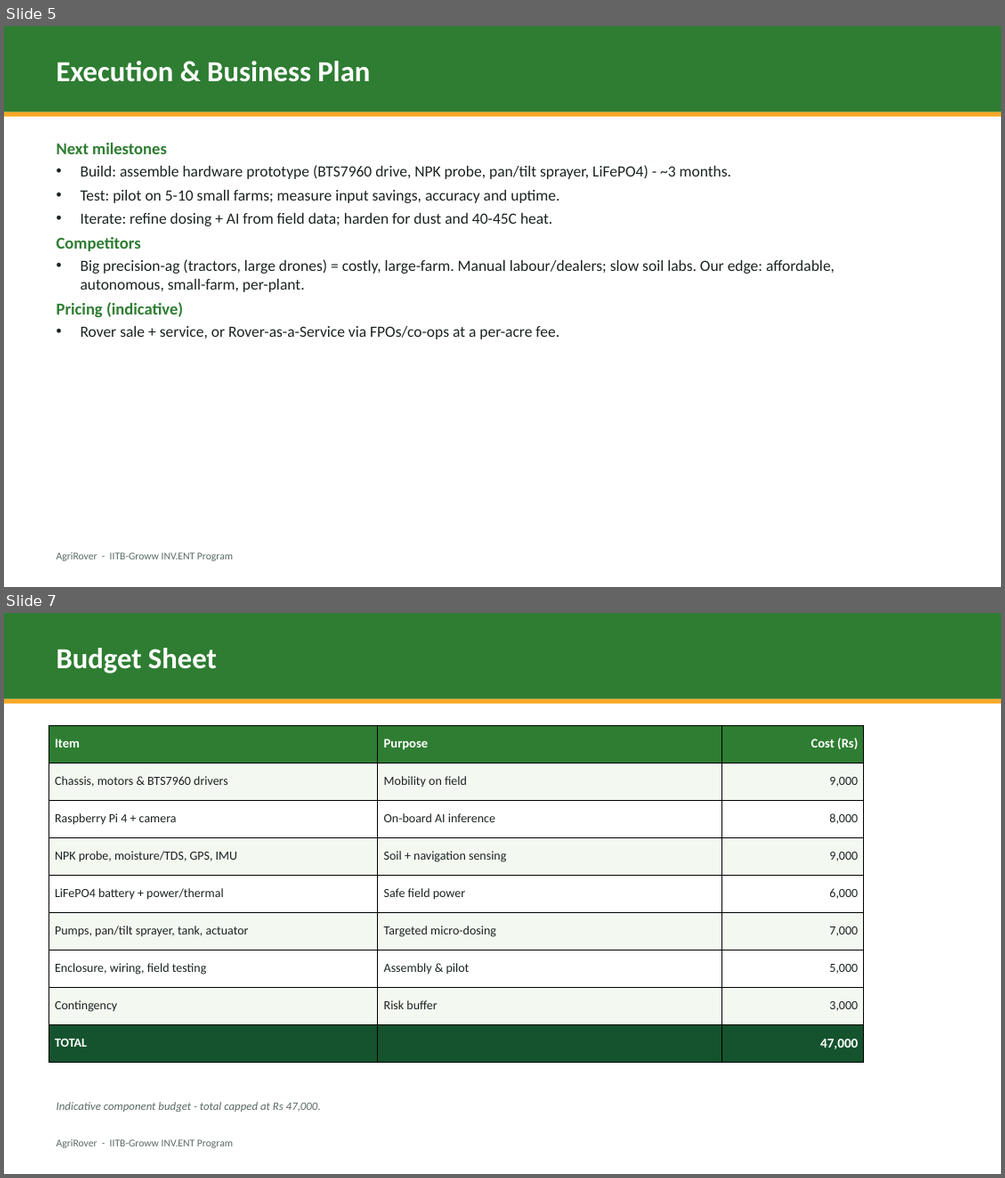
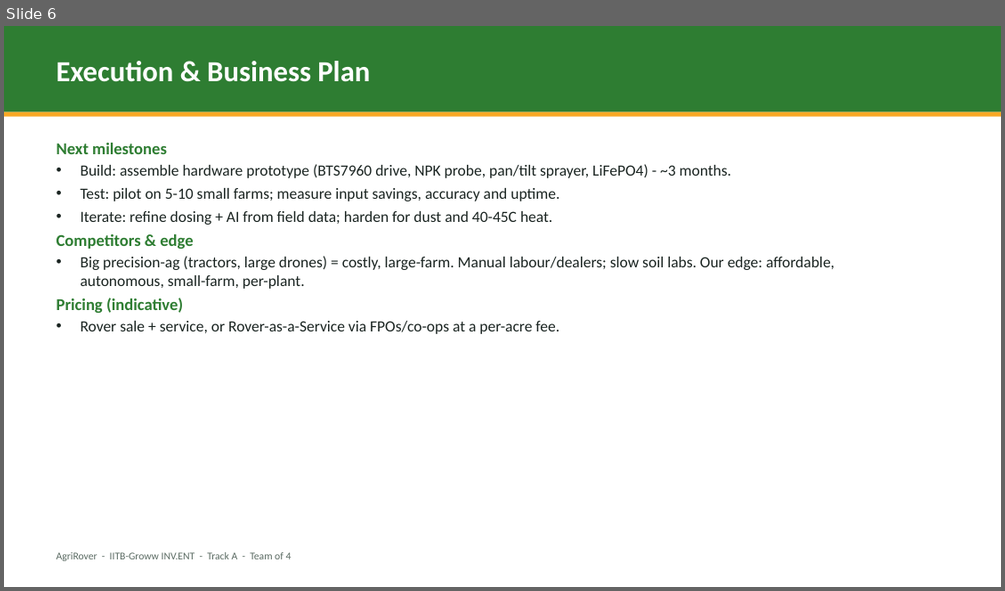
Before and after one commit to aman123825/agrobot, a slide deck: AgriRover_Pitch.pptx. Shown one above the other, each under a label of ours: slides 5 and 7 before the commit, slide 6 after it; the slides between them are not shown. The pictures are 1005x1178 and 1005x591 pixels, drawn with LibreOffice and Linux fonts; fonts in the diff are those of the drawing. Boxes give left, top, right and bottom in pixels: in the first picture for what was removed or moved away, otherwise in the second. Text is boxed around its words. In the diff, an @@ line names an element or a change of style, - is before the commit and + after.

Commit message:
Expand deck: add 'What we've built' traction slide, team-of-4, real costed BOM budget

```diff
--- a/AgriRover_Pitch.pptx
+++ b/AgriRover_Pitch.pptx
@@ slide 7 removed at [4,613,1001,1174], background #FFFFFF @@
@@ rectangle removed at [4,613,1001,699] @@
@@ text removed at [57,648,217,674] @@
-Budget Sheet
@@ rectangle removed at [4,699,1001,704] @@
@@ table removed at [48,725,864,1084], 9 rows, 3 columns @@
-Item | Purpose | Cost (Rs)
-Chassis, motors & BTS7960 drivers | Mobility on field | 9,000
-Raspberry Pi 4 + camera | On-board AI inference | 8,000
-NPK probe, moisture/TDS, GPS, IMU | Soil + navigation sensing | 9,000
-LiFePO4 battery + power/thermal | Safe field power | 6,000
-Pumps, pan/tilt sprayer, tank, actuator | Targeted micro-dosing | 7,000
-Enclosure, wiring, field testing | Assembly & pilot | 5,000
-Contingency | Risk buffer | 3,000
-TOTAL |  | 47,000
@@ text removed at [57,1102,321,1111] @@
-Indicative component budget - total capped at Rs 47,000.
@@ text removed at [57,1139,233,1148] @@
-AgriRover - IITB-Groww INV.ENT Program
@@ what was slide 5 is now slide 6 @@
@@ slide 6 changed as well @@
@@ text at [57,234,193,248]: text changed @@
-Competitors
+Competitors & edge
@@ text at [57,552,291,561]: text changed @@
-AgriRover - IITB-Groww INV.ENT Program
+AgriRover - IITB-Groww INV.ENT - Track A - Team of 4
```
Also in this commit, not shown: 4 other slides changed, 3 slides added, 1 other slide removed.
